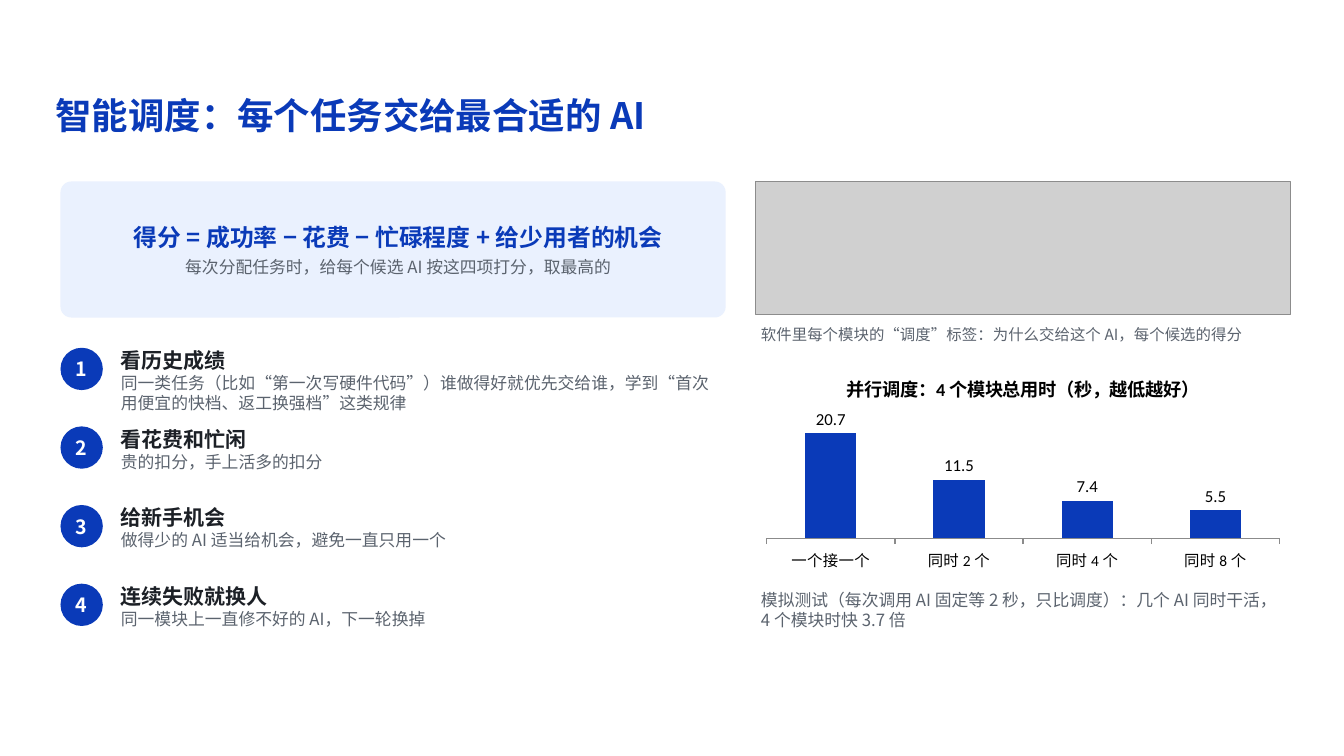
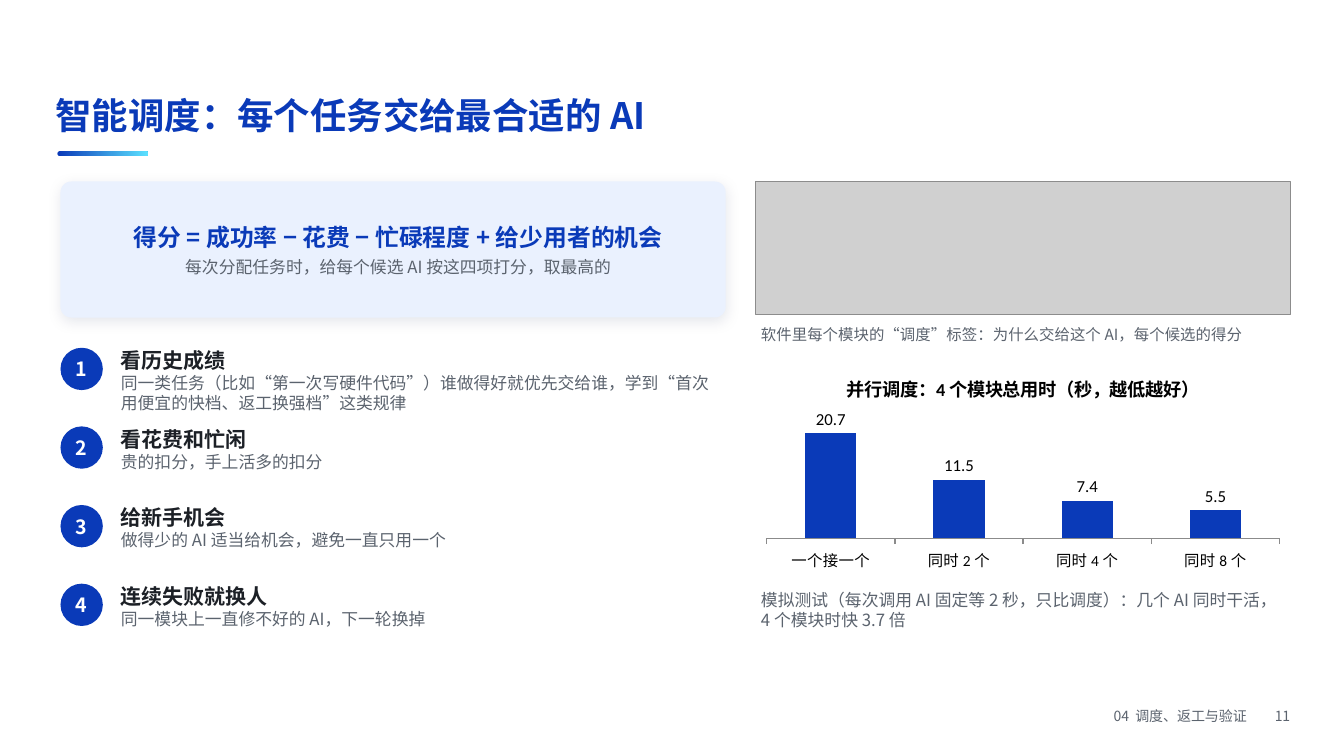
Before and after one commit to z-xxkk/firmforge, a slide deck: slide 11 of submission/方案讲解.pptx. Drawn at 1344x756 pixels with LibreOffice and Linux fonts; fonts in the diff are those of the drawing; grey boxes stand for pictures; background and template pictures are left out. Boxes give left, top, right and bottom in pixels: in the first picture for what was removed or moved away, otherwise in the second. Text is boxed around its words. In the diff, an @@ line names an element or a change of style, - is before the commit and + after.

```diff
--- a/submission/方案讲解.pptx
+++ b/submission/方案讲解.pptx
@@ rounded rectangle added at (x1=57, y1=151, x2=148, y2=156), fill gradient #0A3AB8 to #5CE1FF @@
@@ rounded rectangle at (x1=60, y1=181, x2=726, y2=318): shadow on @@
@@ text added at (x1=1114, y1=709, x2=1291, y2=722), 10 pt, text #5B636E @@
+04 调度、返工与验证 11
```
Also in this commit, not shown: 14 other slides changed, 27 other files.
